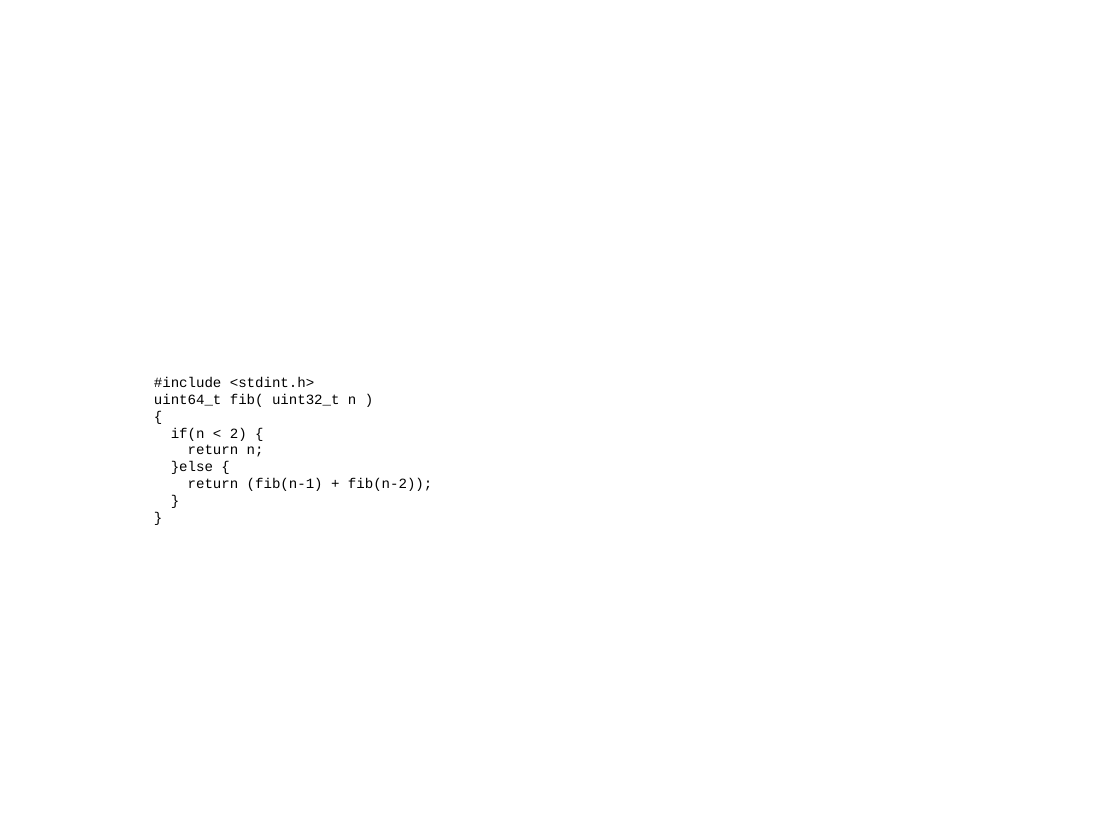
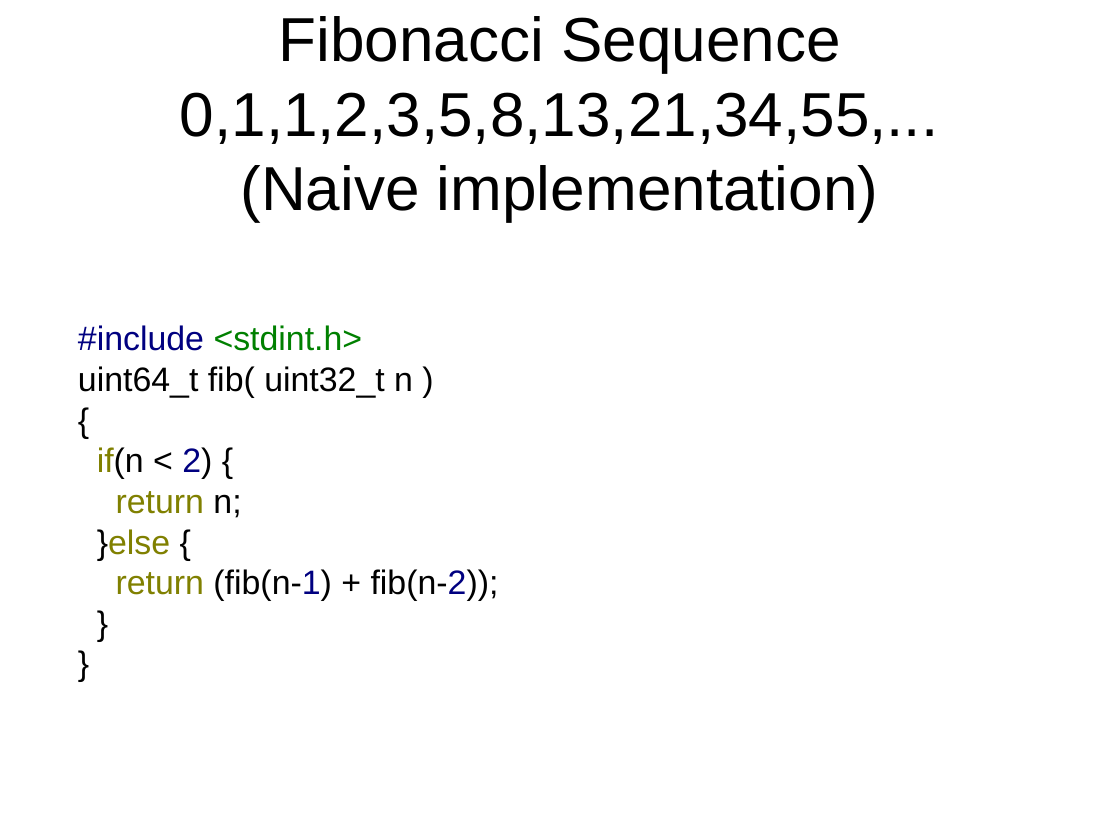
Before and after one commit to philtomson/TCO_in_gcc_talk, a slide deck: slide 3 of TCO_in_gcc.odp. Drawn at 1120x840 pixels with LibreOffice and Linux fonts; fonts in the diff are those of the drawing. Boxes give left, top, right and bottom in pixels: in the first picture for what was removed or moved away, otherwise in the second. Text is boxed around its words. In the diff, an @@ line names an element or a change of style, - is before the commit and + after.

Commit message:
added more slides

```diff
--- a/TCO_in_gcc.odp
+++ b/TCO_in_gcc.odp
@@ title added at [180,16,938,222], 44 pt, text #000000 @@
+Fibonacci Sequence
+0,1,1,2,3,5,8,13,21,34,55,...
+(Naive implementation)
@@ text "#include <stdint.h>": place and size @@
-text "#include <stdint.h>" at [154,376,432,491]
+text "#include <stdint.h>" at [78,325,499,601]
@@ text "#include <stdint.h>" at [78,325,499,601]: size 10 to 24 pt, font Courier New to Arial; text colour #000000 to #000080 in "#include", "2)", "(fib(n-1) fib(n-2));"; text colour #000000 to #008000 in "<stdint.h>"; text colour #000000 to #808000 in "if(n", "return", "}else", "return" @@
```
Also in this commit, not shown: 2 slides added.
